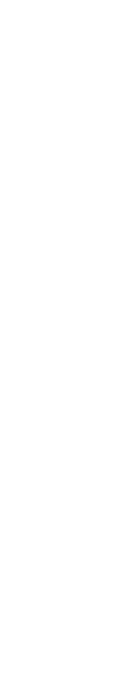
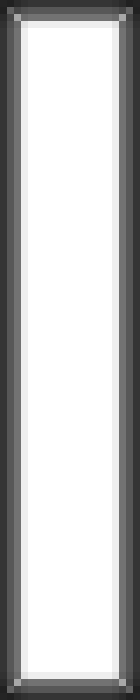
Revision of a layered 140x700 image; what changed, layer by layer:
added layer "shadow" (45%) above "brick" over (0, 0, 140, 700)
